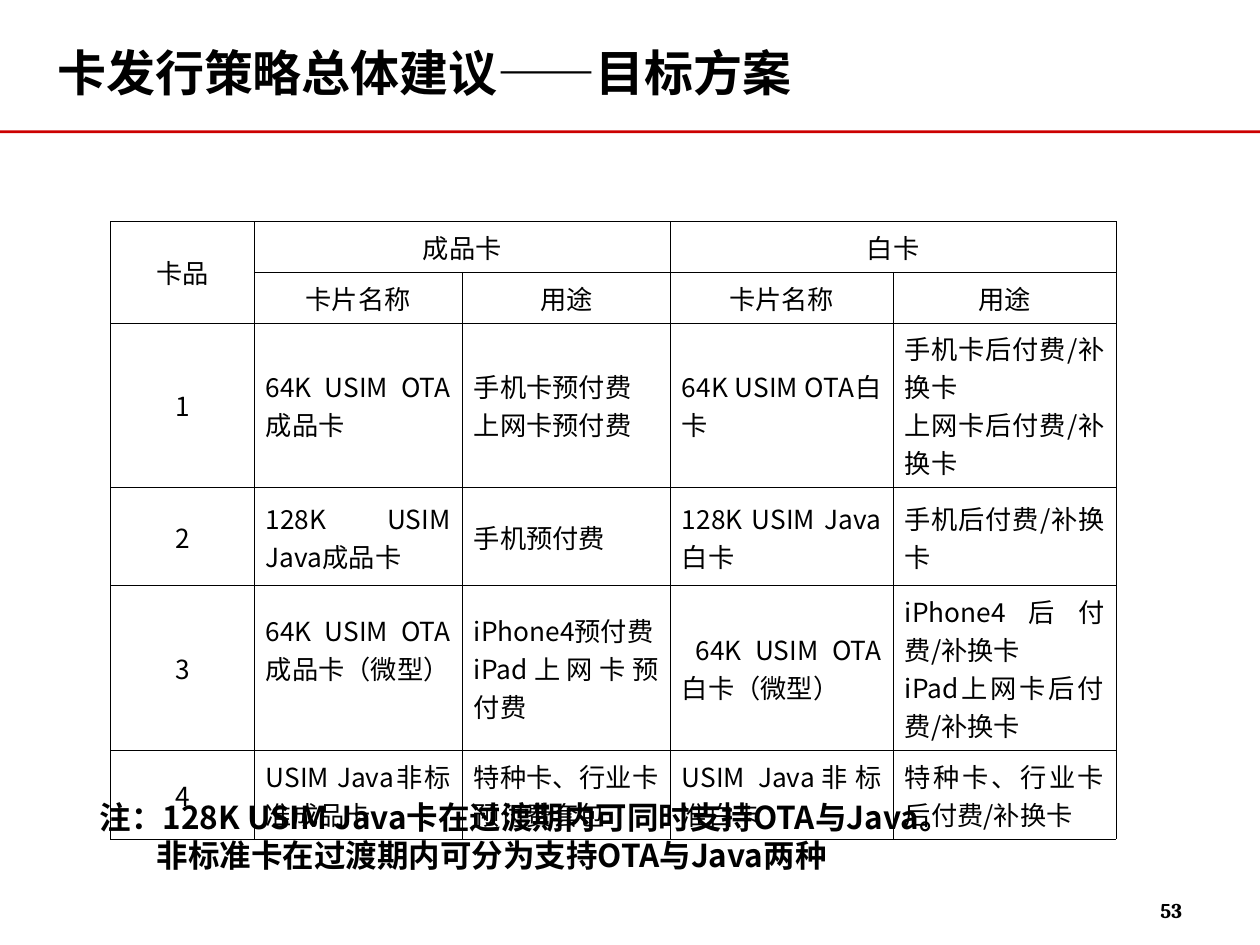
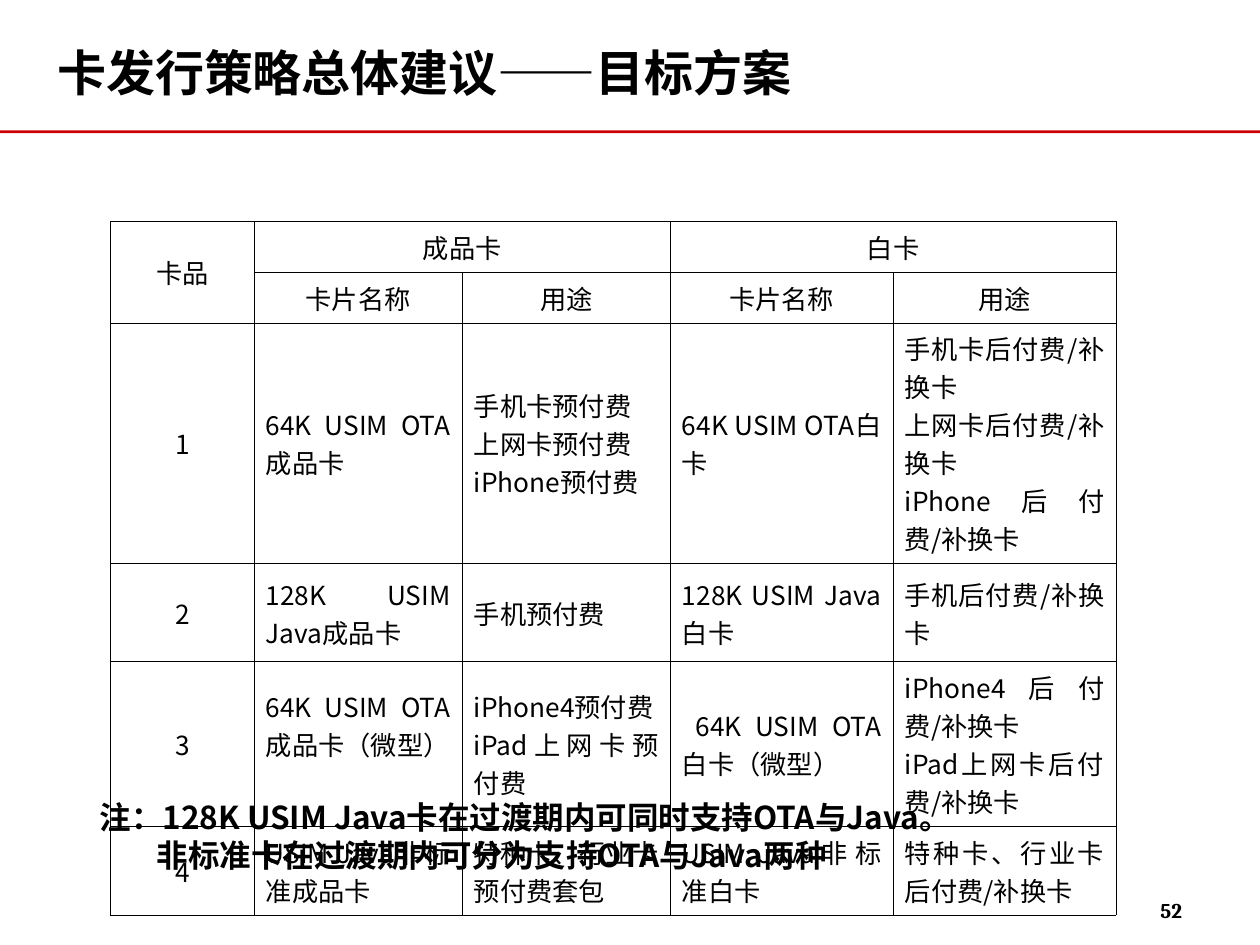
Before and after one commit to momo1101/unicardsrch, a slide deck: slide 52 of 软课题文本/软课题-中国联通电信卡业务及策略研究.ppt (slide 53 before the commit). Drawn at 1260x945 pixels with LibreOffice and Linux fonts; fonts in the diff are those of the drawing; background and template pictures are left out. Boxes give left, top, right and bottom in pixels: in the first picture for what was removed or moved away, otherwise in the second. Text is boxed around its words. In the diff, an @@ line names an element or a change of style, - is before the commit and + after.

```diff
--- a/软课题文本/软课题-中国联通电信卡业务及策略研究.ppt
+++ b/软课题文本/软课题-中国联通电信卡业务及策略研究.ppt
@@ table at (x1=111, y1=222, x2=1116, y2=910) @@
-row 3, column 3: 手机卡预付费 / 上网卡预付费
+row 3, column 3: 手机卡预付费 / 上网卡预付费 / iPhone预付费
-row 3, column 5: 手机卡后付费/补换卡 / 上网卡后付费/补换卡
+row 3, column 5: 手机卡后付费/补换卡 / 上网卡后付费/补换卡 / iPhone后付费/补换卡
@@ page number at (x1=1160, y1=903, x2=1182, y2=918): text changed @@
-53
+52
```
Also in this commit, not shown: 2 other slides changed, 1 slide removed.
